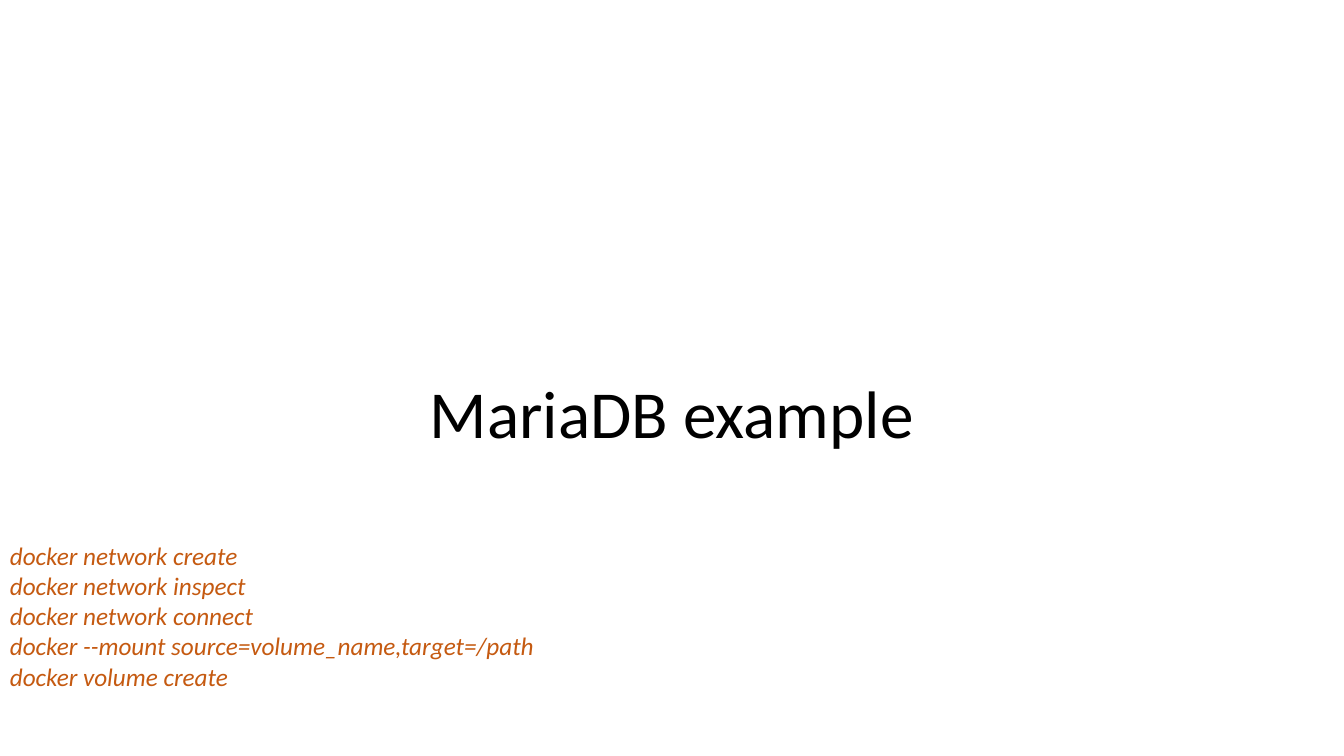
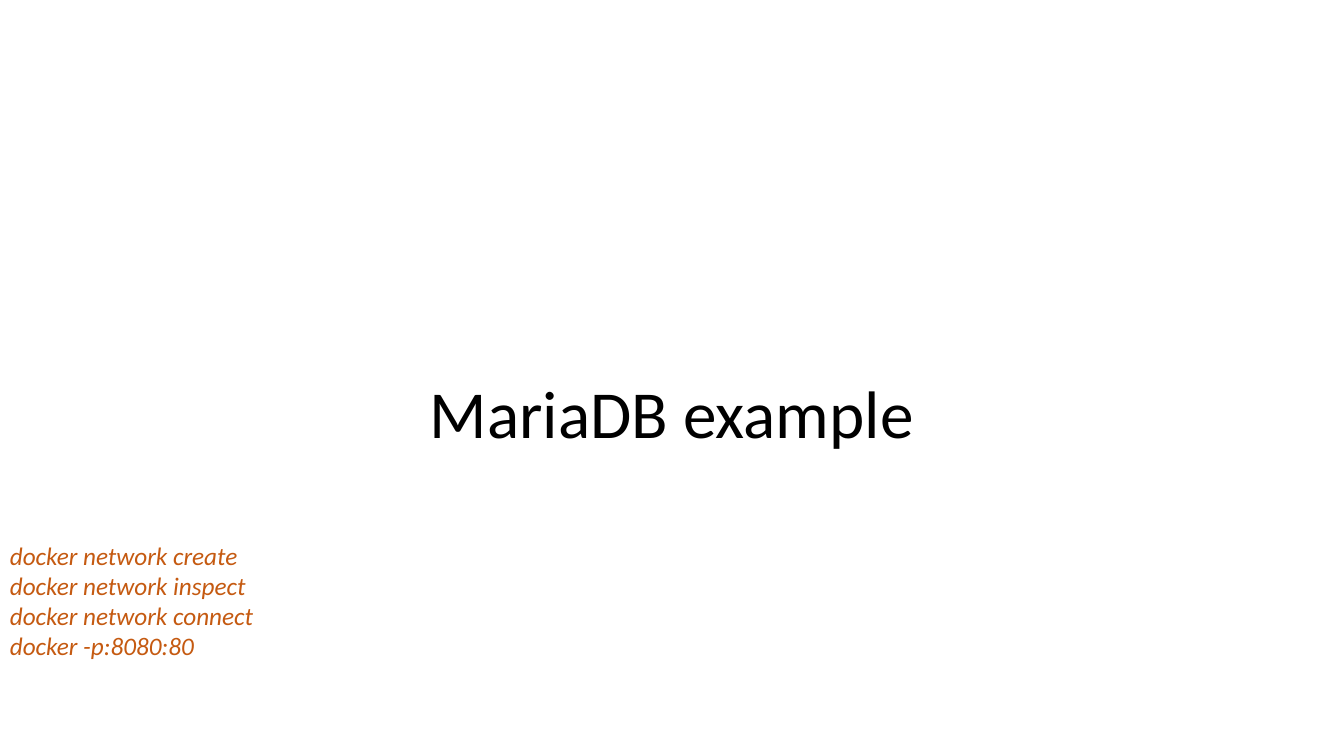
Before and after one commit to ERNICommunity/ESK-EPD-2018-Docker, a slide deck: slide 21 of src/_data/docker.pptx (slide 20 before the commit). Drawn at 1344x756 pixels with LibreOffice and Linux fonts; fonts in the diff are those of the drawing. Boxes give left, top, right and bottom in pixels: in the first picture for what was removed or moved away, otherwise in the second. Text is boxed around its words. In the diff, an @@ line names an element or a change of style, - is before the commit and + after.

Commit message:
update of docker intro presentation

```diff
--- a/src/_data/docker.pptx
+++ b/src/_data/docker.pptx
@@ text at <box>10,637,194,659</box>: text changed @@
-docker --mount source=volume_name,target=/path
-docker volume create
+docker -p:8080:80
```
Also in this commit, not shown: 9 other slides changed.
